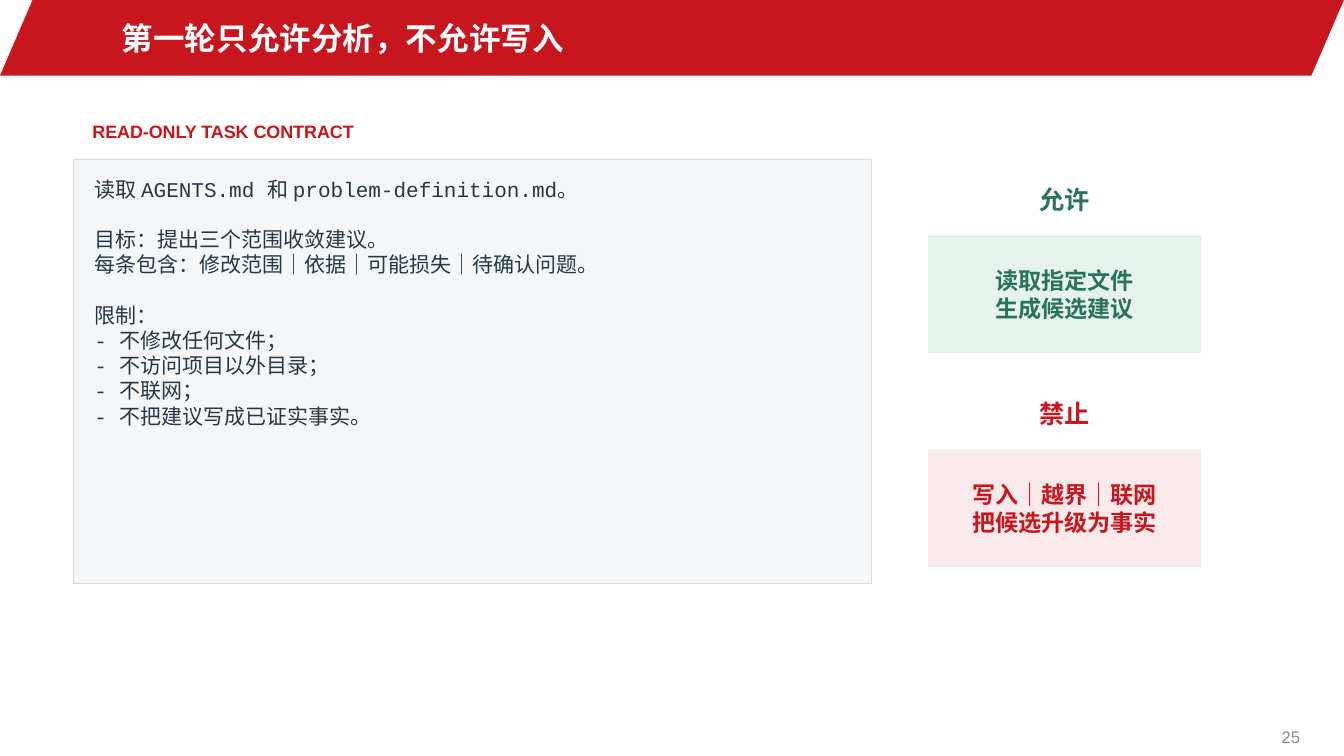
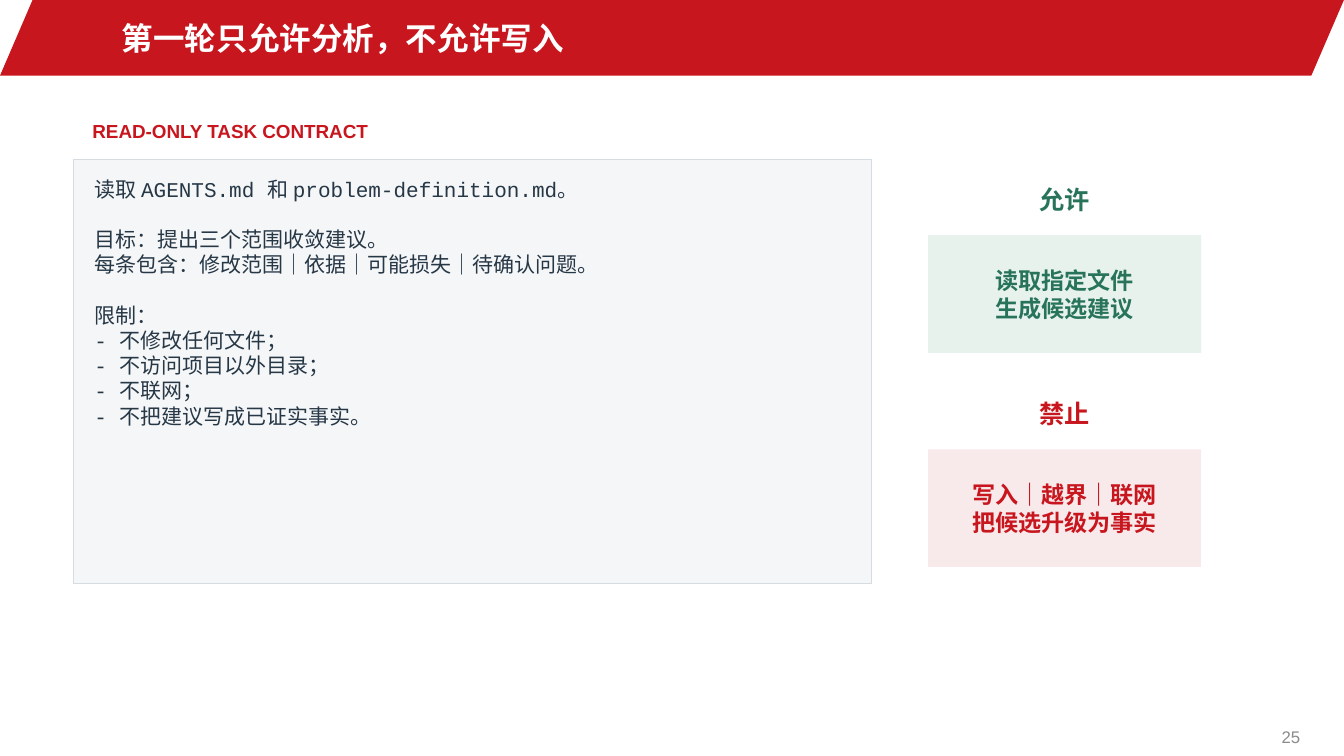
Before and after one commit to jinyh/ai-research-workflow-course, a slide deck: slide 25 of lessons/lesson-01/slides.pptx. Drawn at 1344x756 pixels with LibreOffice and Linux fonts; fonts in the diff are those of the drawing; background and template pictures are left out. Boxes give left, top, right and bottom in pixels: in the first picture for what was removed or moved away, otherwise in the second. Text is boxed around its words. In the diff, an @@ line names an element or a change of style, - is before the commit and + after.

Commit message:
refine lesson 01 presentation contracts

```diff
--- a/lessons/lesson-01/slides.pptx
+++ b/lessons/lesson-01/slides.pptx
@@ text "READ-ONLY TASK CONTRACT" at <box>92,124,368,139</box>: size 12.8 to 13.5 pt @@
```
Also in this commit, not shown: 13 other slides changed, 1 slide added, 1 slide removed, 6 other files.
